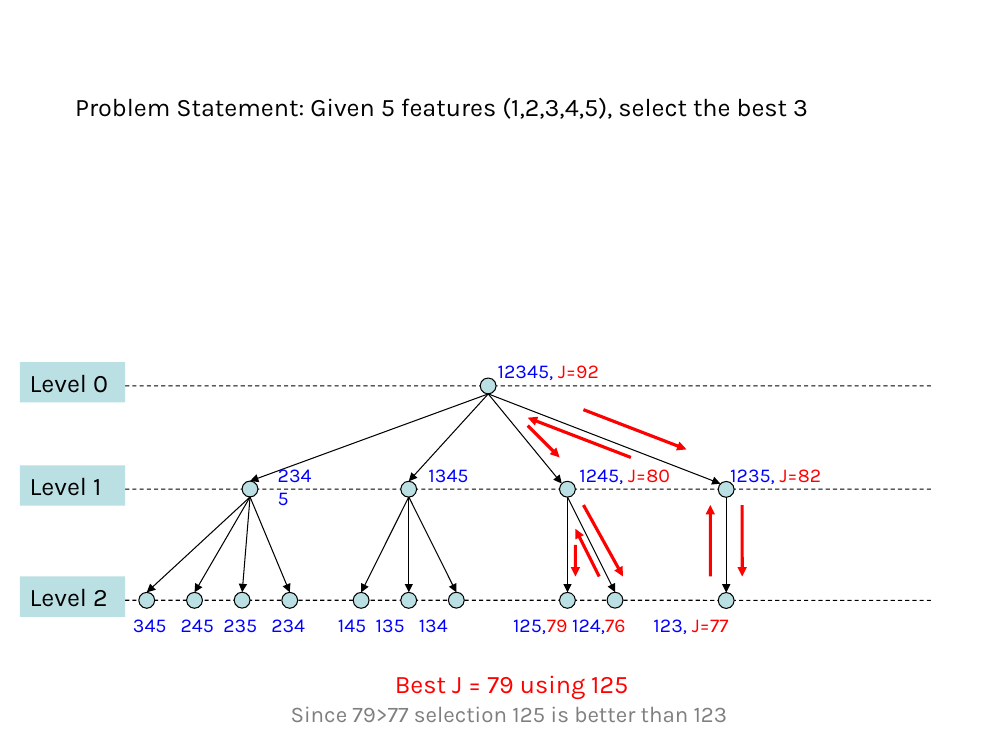
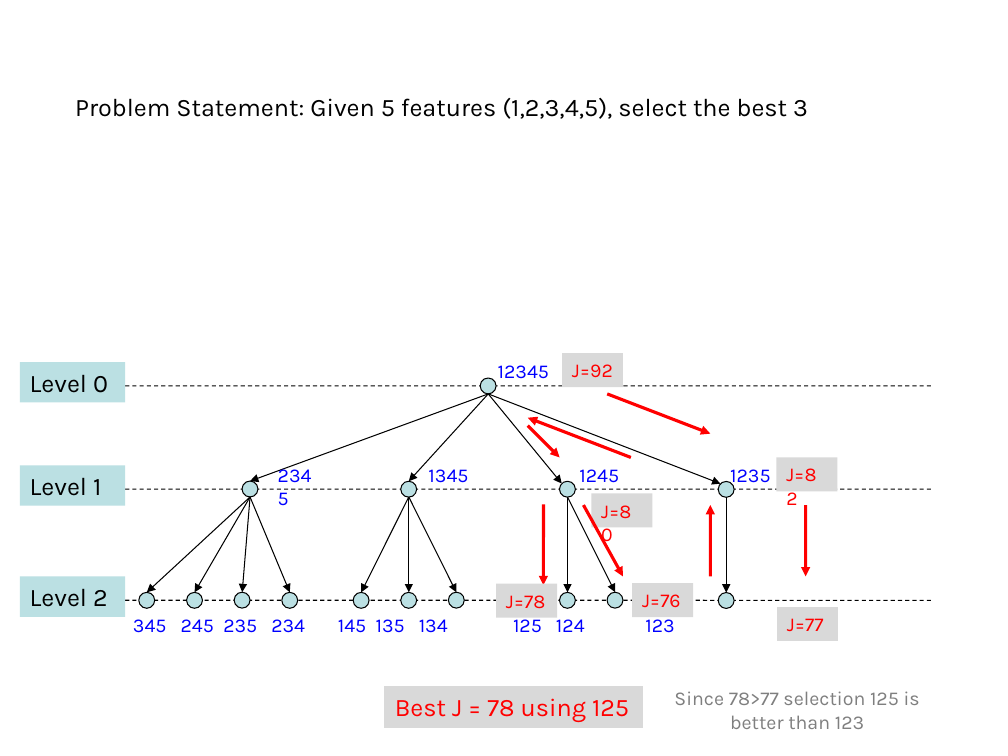
Before and after one commit to domingomery/patrones, a slide deck: slide 20 of clases/Cap03_Seleccion_de_Caracteristicas/presentations/PAT03_BranchAndBound.pptx (slide 18 before the commit). Drawn at 1008x756 pixels with LibreOffice and Linux fonts; fonts in the diff are those of the drawing. Boxes give left, top, right and bottom in pixels: in the first picture for what was removed or moved away, otherwise in the second. Text is boxed around its words. In the diff, an @@ line names an element or a change of style, - is before the commit and + after.

```diff
--- a/clases/Cap03_Seleccion_de_Caracteristicas/presentations/PAT03_BranchAndBound.pptx
+++ b/clases/Cap03_Seleccion_de_Caracteristicas/presentations/PAT03_BranchAndBound.pptx
@@ fill none to #D9D9D9 in 3 elements at [776, 458, 838, 492], [592, 494, 653, 528], [562, 353, 624, 387] @@
@@ rectangle "J=92": place and size @@
-rectangle "J=92" at [498, 365, 599, 380]
+rectangle "J=92" at [562, 353, 624, 387]
@@ text added at [498, 365, 549, 379], 14 pt, text #0000FF @@
+12345
@@ text in rectangle at [572, 364, 613, 377]: text changed; text colour #0000FF to #FF0000 @@
-12345, J=92
+J=92
@@ arrow moved from (584, 409) - (686, 450) to (607, 394) - (711, 433) @@
@@ text added at [579, 469, 619, 483], 14 pt, text #0000FF @@
+1245
@@ text added at [730, 469, 771, 488], 14 pt, text #0000FF @@
+1235
@@ rectangle "J=82": place and size @@
-rectangle "J=82" at [730, 469, 822, 488]
+rectangle "J=82" at [776, 458, 838, 492]
@@ text in rectangle at [786, 468, 816, 482]: text changed; text colour #0000FF to #FF0000 @@
-1235, J=82
+J=82
@@ arrow moved from (576, 544) - (576, 577) to (543, 504) - (543, 586) @@
@@ rectangle "J=80": place and size @@
-rectangle "J=80" at [579, 464, 670, 484]
+rectangle "J=80" at [592, 494, 653, 528]
@@ text in rectangle at [601, 505, 631, 519]: text changed; text colour #0000FF to #FF0000 @@
-1245, J=80
+J=80
@@ arrow moved from (742, 505) - (742, 577) to (805, 505) - (805, 577) @@
@@ arrow removed from (599, 577) to (576, 529) @@
@@ rectangle added at [496, 584, 557, 618], fill #D9D9D9, 14 pt, text #FF0000 @@
+J=78
@@ rectangle added at [632, 584, 694, 618], fill #D9D9D9, 14 pt, text #FF0000 @@
+J=76
@@ text at [133, 619, 674, 633]: text changed @@
-345 245 235 234 145 135 134 125,79 124,76 123, J=77
+345 245 235 234 145 135 134 125 124 123
@@ rectangle added at [777, 607, 839, 641], fill #D9D9D9, 14 pt, text #FF0000 @@
+J=77
@@ rectangle "Best J = 78 using ...": place and size @@
-rectangle "Best J = 78 using ..." at [395, 675, 628, 700]
+rectangle "Best J = 78 using ..." at [385, 686, 643, 727]
@@ rectangle "Best J = 78 using ..." at [385, 686, 643, 727]: fill none to #D9D9D9; outline none to #D9D9D9 0.75 pt @@
@@ text in rectangle at [395, 698, 629, 722]: text changed @@
-Best J = 79 using 125
+Best J = 78 using 125
@@ text at [674, 691, 920, 729]: text changed; size 16 to 14 pt @@
-Since 79>77 selection 125 is better than 123
+Since 78>77 selection 125 is better than 123
```
Also in this commit, not shown: 9 other slides changed, 5 slides added, 6 other files.
